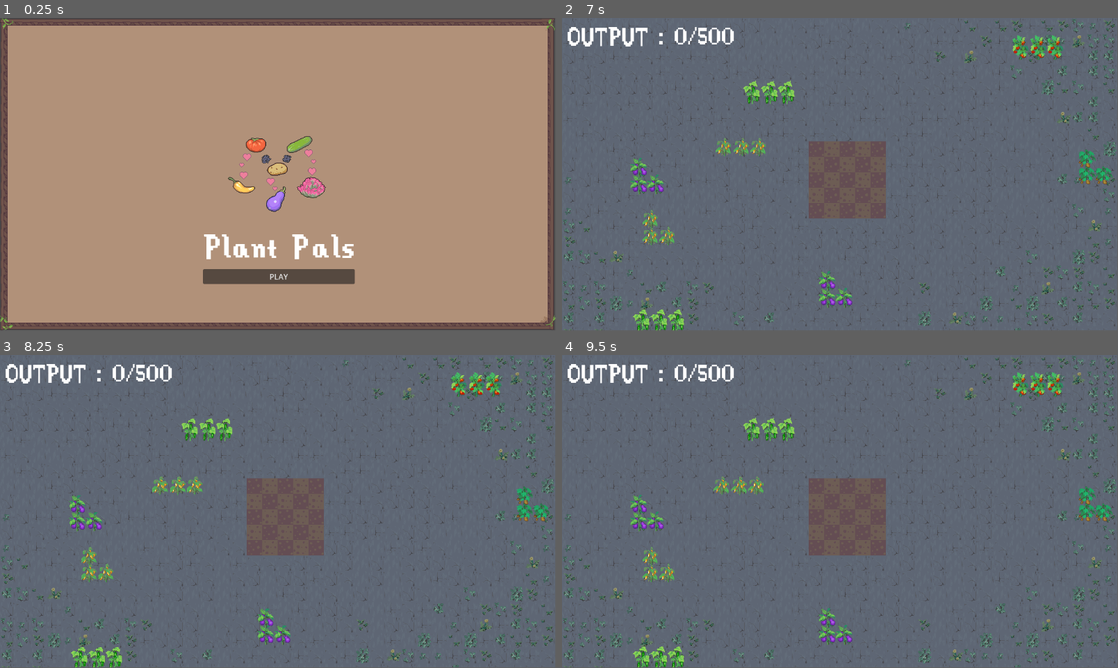
Above: before the commit, frames 1-4 (two rows, left to right).
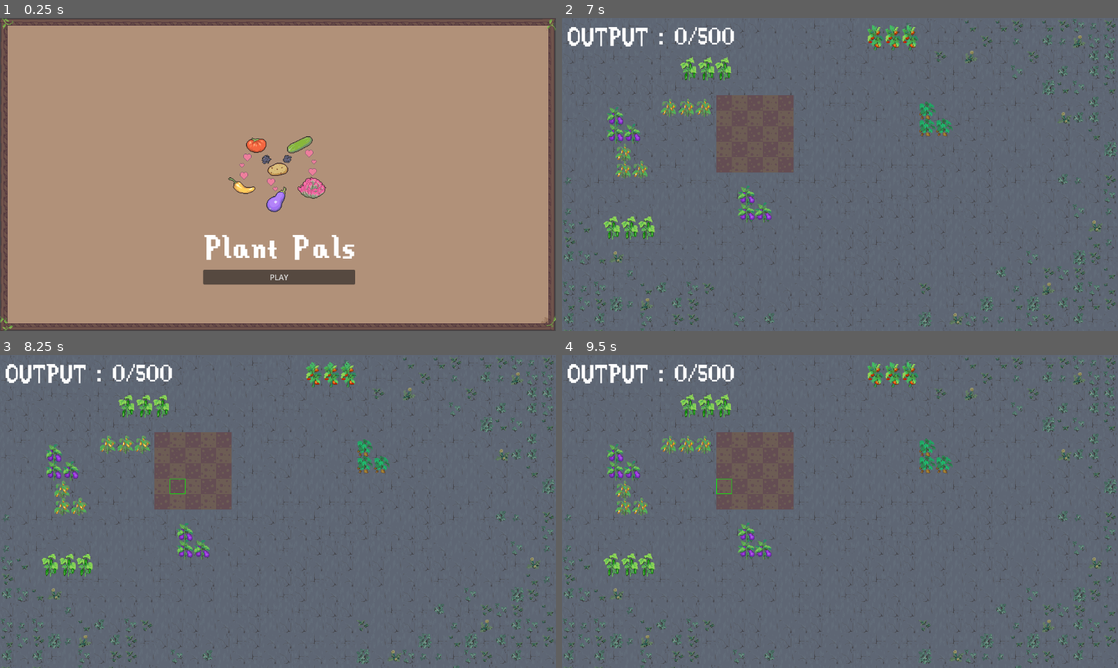
Above: after the commit, the same moments.

Repository: Ihmayor/Growup_GameJam_2025
Game: Godot game, scene res://scenes/start_scene.tscn
Two runs of this game, one before a commit and one after it. Both use one fixed random seed, a clock stepped at 60 frames per second and the inputs below. Sound files missing from this copy of the repository are replaced by a short silence.
Inputs (mouse positions are in pixels of both pictures, inside the frame that each line leads up to):
- Up to frame 1 (0.25 s): no input
- Up to frame 2 (7 s): click "PLAY" at 0.5 s; click "PLAY" at 1.25 s; tap Enter at 2, 3.5, 5 s; move the mouse to (962, 158) at 2.02 s; hold E (rotate_right) 2.03-2.78 s; hold Right mouse button (Shovel) 2.03-2.78 s; tap Space at 2.75, 4.25, 5.75 s; move the mouse to (728, 190) at 2.77 s; hold Q (rotate_left) 2.78-3.53 s; click (728, 190) at 2.85 s; move the mouse to (895, 105) at 3.52 s; hold J (test_calculate) 3.53-4.28 s; hold E (rotate_right) 3.53-5.03 s; move the mouse to (812, 237) at 4.27 s; right-click (812, 237) at 4.35 s; move the mouse to (1006, 221) at 5.02 s; press the mouse at (1006, 221) at 5.03 s; hold Q (rotate_left) from 5.03 s (still down); move the mouse to (673, 127) at 5.77 s; release the mouse at (673, 127) at 5.78 s; tap J (test_calculate) at 5.85 s; move the mouse to (867, 174) at 6.52 s; hold Right mouse button (Shovel) from 6.53 s (still down)
- Up to frame 3 (8.25 s): move the mouse to (177, 483) at 7.27 s; release Q (rotate_left) at 7.28 s; release Right mouse button (Shovel) at 7.28 s; hold E (rotate_right) from 7.28 s (still down); click (177, 483) at 7.35 s; move the mouse to (177, 486) at 8.02 s; hold J (test_calculate) from 8.03 s (still down)
- Up to frame 4 (9.5 s): keep holding E (rotate_right); move the mouse to (723, 486) at 8.77 s; release J (test_calculate) at 8.78 s; right-click (723, 486) at 8.85 s
In our replay, the window is 799x449 before the commit and 800x450 after it. These sizes can differ from the game's own. Grey fills any space a smaller window leaves; there, only what the larger window draws over its background counts as a difference.

The runs differ from the first frame. In frame 1, 1.9% of the frame differs, in the area x 0-100%, y 0-100%; in frame 2, 13%; in frame 3, 13%; in frame 4, 13%.

Commit message:
export settings fixed for mac and windows

Diff:
--- a/grow_up_game_jam_2025/project.godot
+++ b/grow_up_game_jam_2025/project.godot
@@ -17,7 +17,12 @@
 
 [display]
 
+window/size/mode=4
 window/size/resizable=false
+window/stretch/mode="canvas_items"
+window/stretch/aspect="expand"
+window/stretch/scale_mode="integer"
+window/dpi/allow_hidpi=false
 
 [dotnet]
 
--- a/grow_up_game_jam_2025/scripts/resources/Level.tres
+++ b/grow_up_game_jam_2025/scripts/resources/Level.tres
@@ -1,9 +1,10 @@
 [gd_resource type="Resource" script_class="LevelData" load_steps=2 format=3 uid="uid://dknowm460oe3b"]
 
-[ext_resource type="Script" uid="uid://cwhcstbcw52qv" path="res://scripts/Resources/LevelData.gd" id="1_le6bl"]
+[ext_resource type="Script" uid="uid://cwhcstbcw52qv" path="res://scripts/resources/LevelData.gd" id="1_le6bl"]
 
 [resource]
 script = ExtResource("1_le6bl")
 grid_width = 5
 grid_height = 5
+quota = 500
 metadata/_custom_type_script = "uid://cwhcstbcw52qv"
--- a/grow_up_game_jam_2025/scripts/resources/player_data.tres
+++ b/grow_up_game_jam_2025/scripts/resources/player_data.tres
@@ -1,6 +1,6 @@
 [gd_resource type="Resource" script_class="PlayerData" load_steps=2 format=3 uid="uid://cyji6a6nuw4ro"]
 
-[ext_resource type="Script" uid="uid://dc1oex8wrw780" path="res://scripts/Resources/PlayerData.gd" id="1_lvxin"]
+[ext_resource type="Script" uid="uid://dc1oex8wrw780" path="res://scripts/resources/PlayerData.gd" id="1_lvxin"]
 
 [resource]
 script = ExtResource("1_lvxin")
--- a/grow_up_game_jam_2025/scripts/tromino/CurveTromino.tscn
+++ b/grow_up_game_jam_2025/scripts/tromino/CurveTromino.tscn
@@ -19,6 +19,12 @@
 position = Vector2(50, 8)
 shape = SubResource("RectangleShape2D_87f1h")
 
+[node name="Sizebox" type="TextureRect" parent="." index="3"]
+custom_minimum_size = Vector2(16, 16)
+offset_right = 40.0
+offset_bottom = 40.0
+expand_mode = 1
+
 [node name="Flower" parent="Images" index="0"]
 shoveledRecess = 2
 
@@ -27,9 +33,3 @@
 
 [node name="Flower3" parent="Images" index="2" instance=ExtResource("2_tfn57")]
 position = Vector2(0, -35)
-
-[node name="Sizebox" type="TextureRect" parent="." index="3"]
-custom_minimum_size = Vector2(16, 16)
-offset_right = 40.0
-offset_bottom = 40.0
-expand_mode = 1
Not shown, changed: grow_up_game_jam_2025/export_presets.cfg
